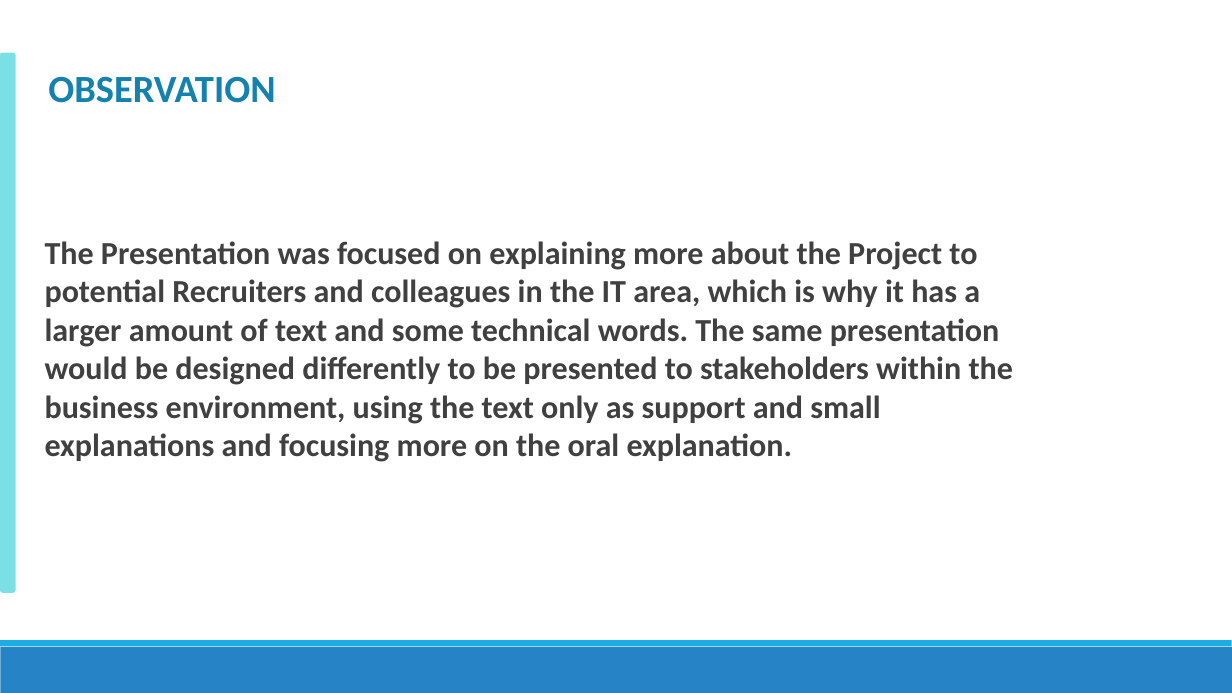
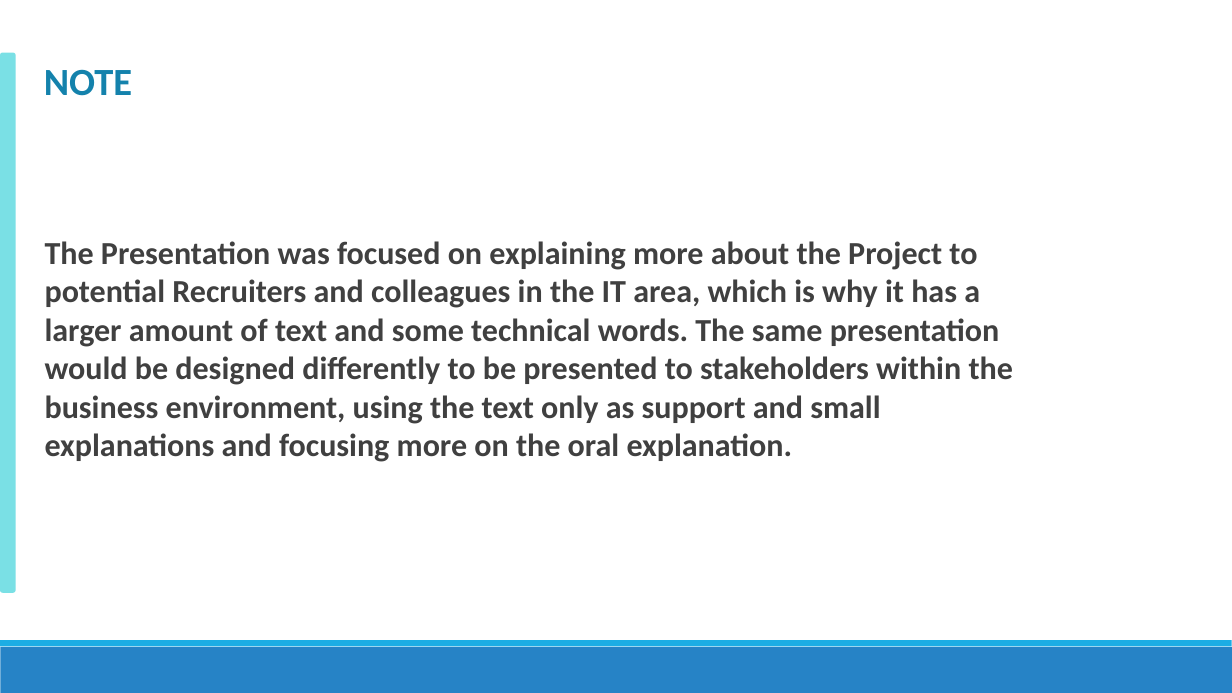
Before and after one commit to RiquelmoFerreira/DataAnalysisEnergy_Companies_Projects, a slide deck: slide 14 of Apresentacao-Presentation.pptx. Drawn at 1232x693 pixels with LibreOffice and Linux fonts; fonts in the diff are those of the drawing. Boxes give left, top, right and bottom in pixels: in the first picture for what was removed or moved away, otherwise in the second. Text is boxed around its words. In the diff, an @@ line names an element or a change of style, - is before the commit and + after.

```diff
--- a/Apresentacao-Presentation.pptx
+++ b/Apresentacao-Presentation.pptx
@@ text at (44,69,132,96): text changed @@
-OBSERVATION
+NOTE
```
Also in this commit, not shown: 1 other slide changed.
